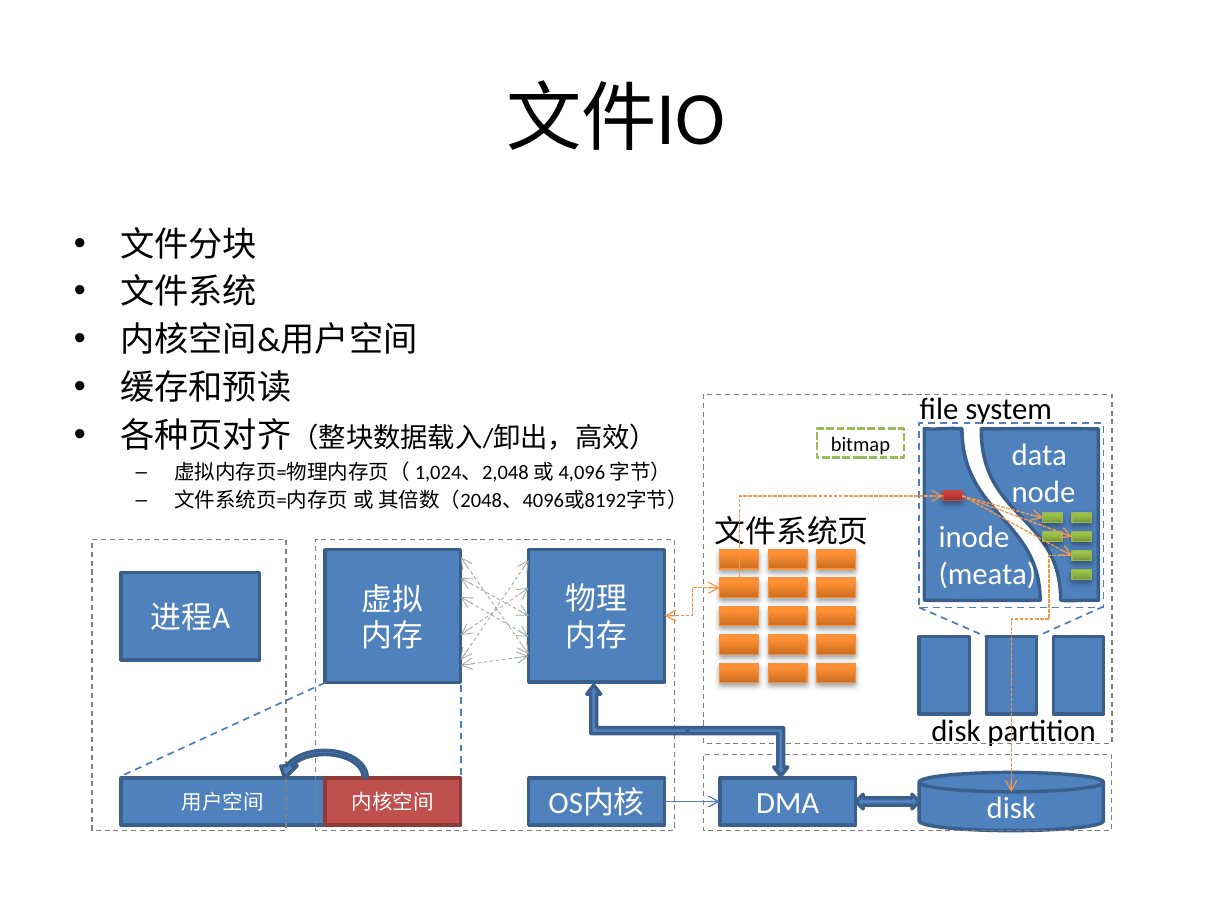
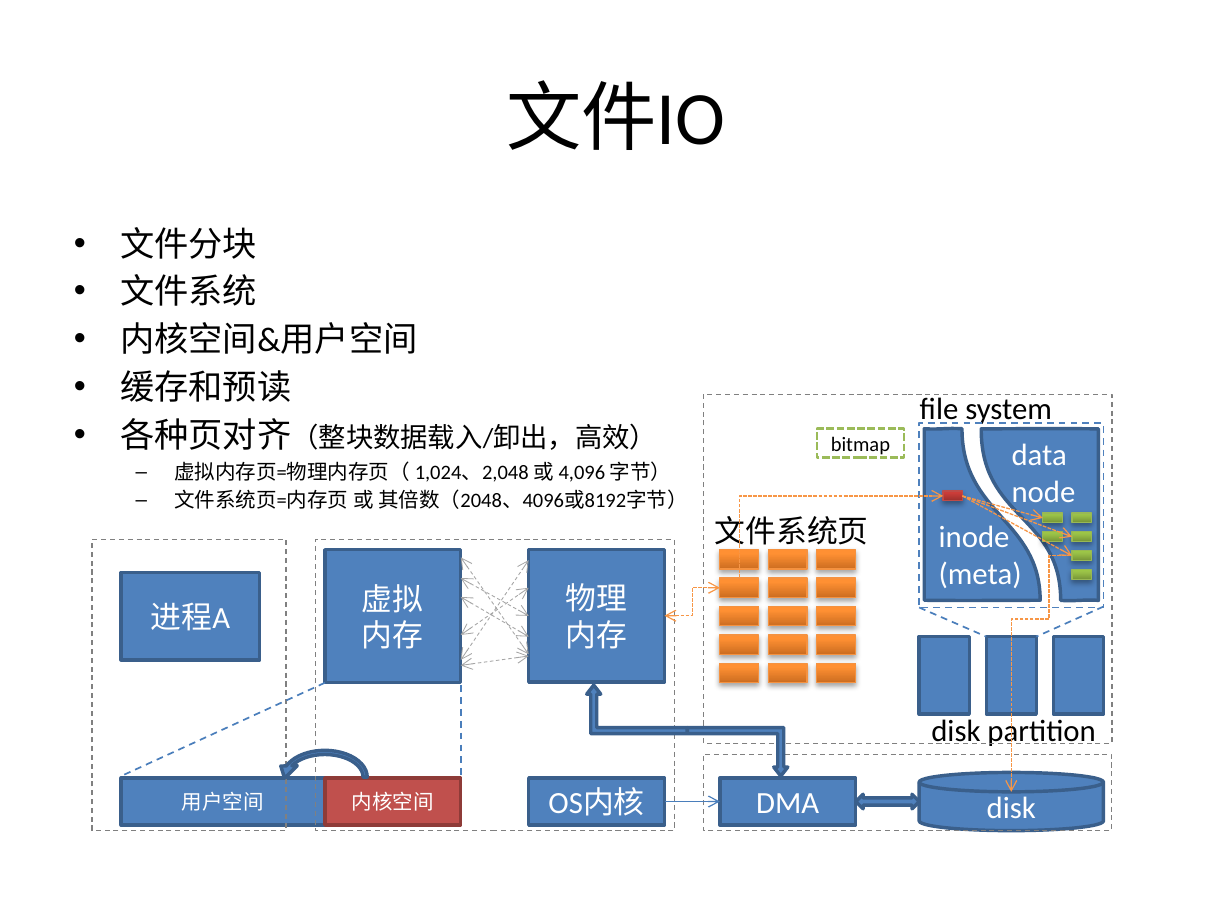
Before and after one commit to guhanjie/Knowledge-sharing, a slide deck: slide 34 of 扒一扒Java IO那些事儿.pptx. Drawn at 1232x924 pixels with LibreOffice and Linux fonts; fonts in the diff are those of the drawing. Boxes give left, top, right and bottom in pixels: in the first picture for what was removed or moved away, otherwise in the second. Text is boxed around its words. In the diff, an @@ line names an element or a change of style, - is before the commit and + after.

```diff
--- a/扒一扒Java IO那些事儿.pptx
+++ b/扒一扒Java IO那些事儿.pptx
@@ text at [939, 561, 1022, 588]: text changed @@
-(meata)
+(meta)
```
Also in this commit, not shown: 9 other slides changed, 6 slides added, 1 slide removed.
